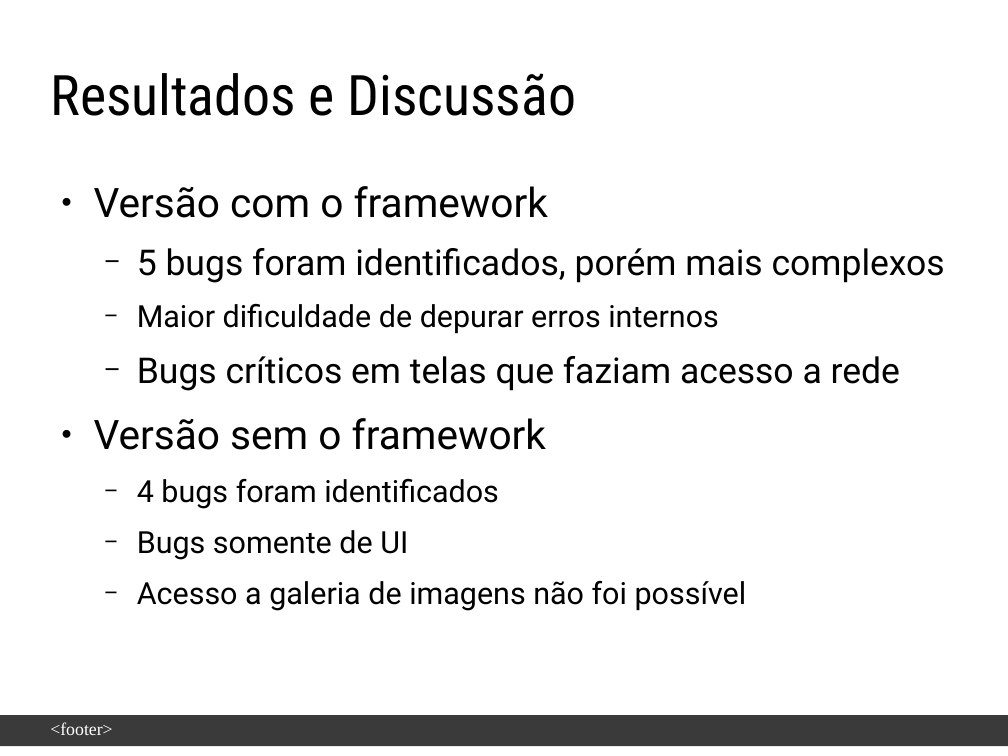
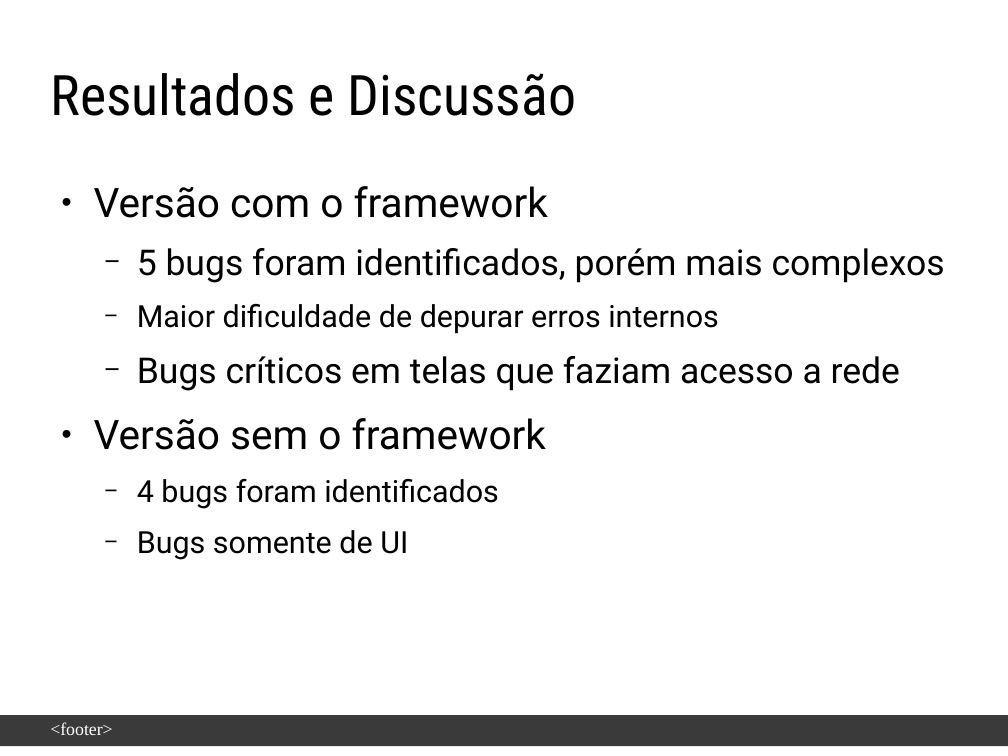
Before and after one commit to enoquesantos/tcc-latex, a slide deck: slide 14 of slide-defesa/Apresentação-EnoqueJoseneas.odp (slide 15 before the commit). Drawn at 1008x756 pixels with LibreOffice and Linux fonts; fonts in the diff are those of the drawing; background and template pictures are left out. Boxes give left, top, right and bottom in pixels: in the first picture for what was removed or moved away, otherwise in the second. Text is boxed around its words. In the diff, an @@ line names an element or a change of style, - is before the commit and + after.

```diff
--- a/slide-defesa/Apresentação-EnoqueJoseneas.odp
+++ b/slide-defesa/Apresentação-EnoqueJoseneas.odp
@@ text at (137,581,747,611): paragraph removed @@
-  − Acesso a galeria de imagens não foi possível
```
Also in this commit, not shown: 6 other slides changed, 1 slide added, 2 slides removed, 2 other files.
